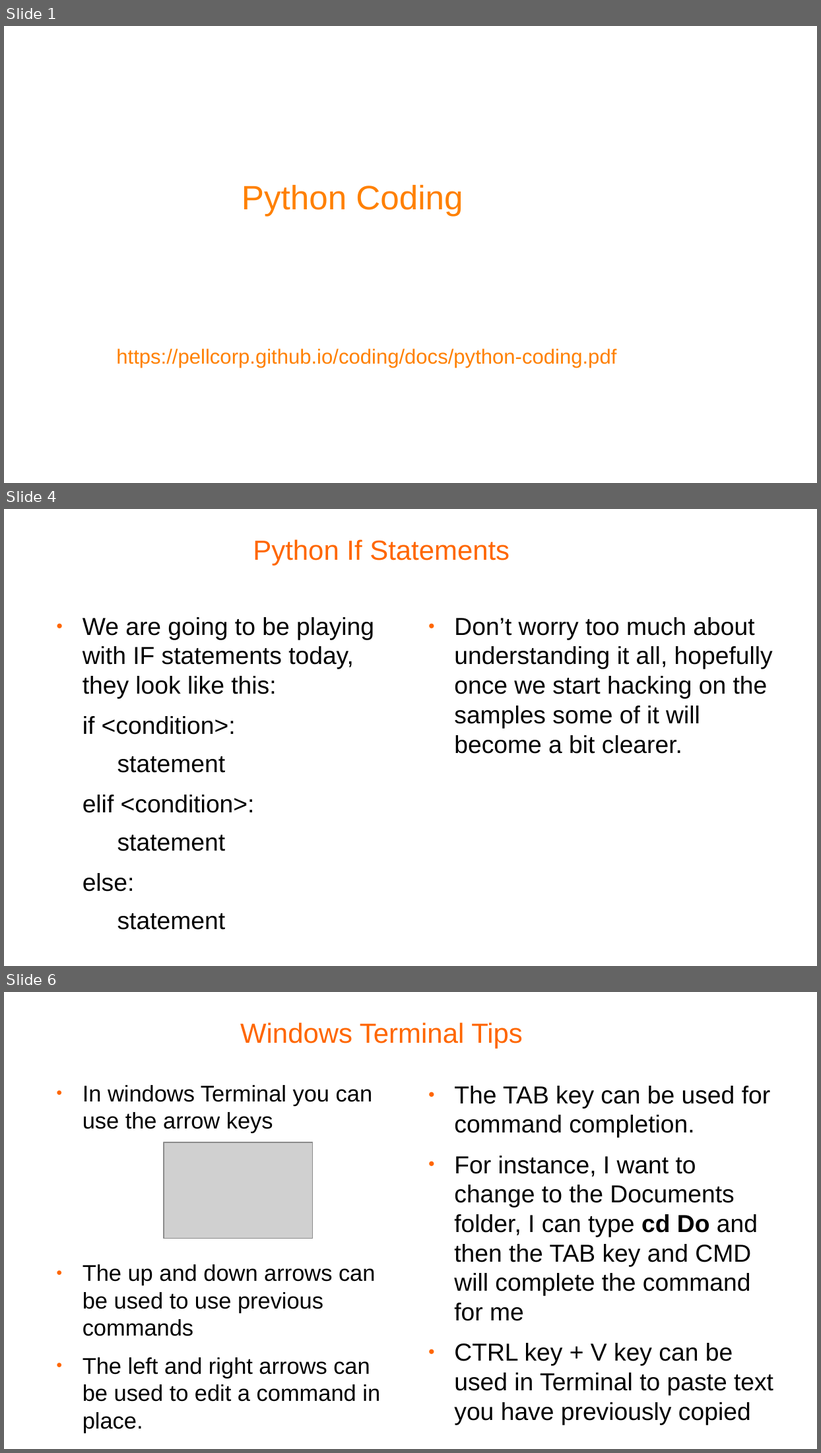
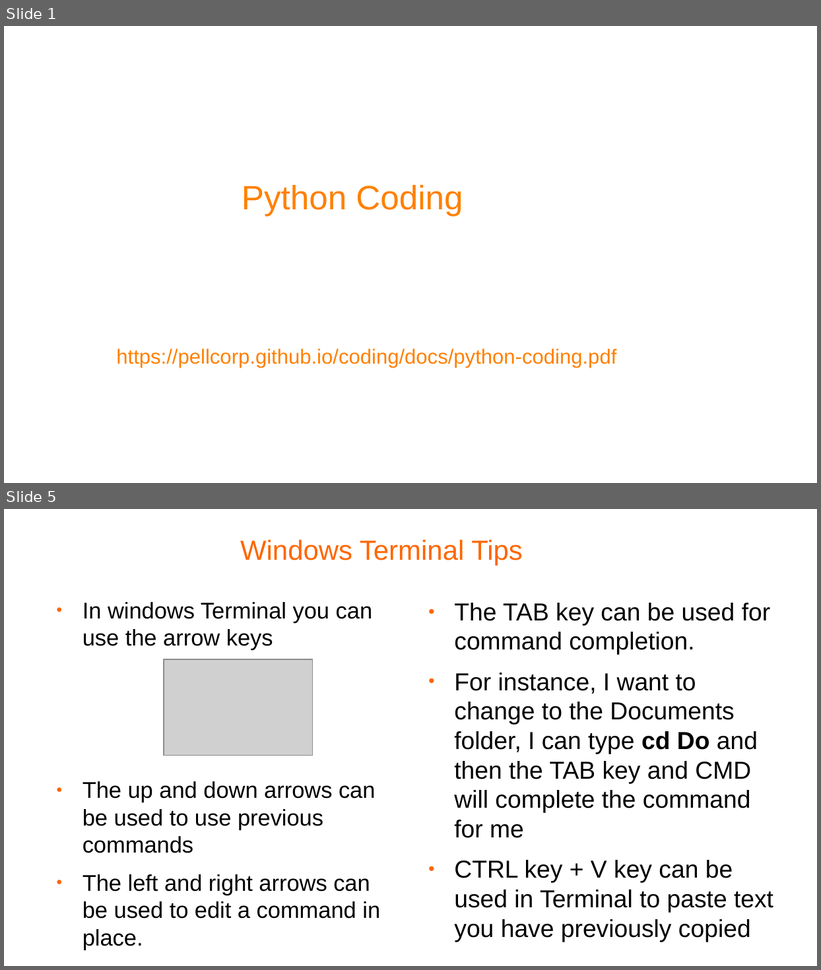
Before and after one commit to pellcorp/coding, a slide deck: docs/python-coding.odp. Shown one above the other, each under a label of ours: slides 1, 4 and 6 before the commit, slides 1 and 5 after it; the slides between them are not shown. The pictures are 821x1453 and 821x970 pixels, drawn with LibreOffice and Linux fonts; fonts in the diff are those of the drawing; grey boxes stand for pictures; background and template pictures are left out. Boxes give left, top, right and bottom in pixels: in the first picture for what was removed or moved away, otherwise in the second. Text is boxed around its words. In the diff, an @@ line names an element or a change of style, - is before the commit and + after.

Commit message:
separate the detailed python stuff out

```diff
--- a/docs/python-coding.odp
+++ b/docs/python-coding.odp
@@ slide 4 removed at [4, 509, 817, 966], background #FFFFFF @@
@@ title removed at [253, 539, 510, 565] @@
-Python If Statements
@@ text removed at [83, 617, 374, 930] @@
-● We are going to be playing with IF statements today, they look like this:
-if <condition>:
-  statement
-elif <condition>:
-  statement
-else:
-  statement
@@ text removed at [454, 617, 773, 754] @@
-● Don’t worry too much about understanding it all, hopefully once we start hacking on the samples some of it will become a bit clearer.
@@ what was slide 6 is now slide 5 @@
```
Also in this commit, not shown: 2 slides changed, 2 other slides removed, 3 other files.
